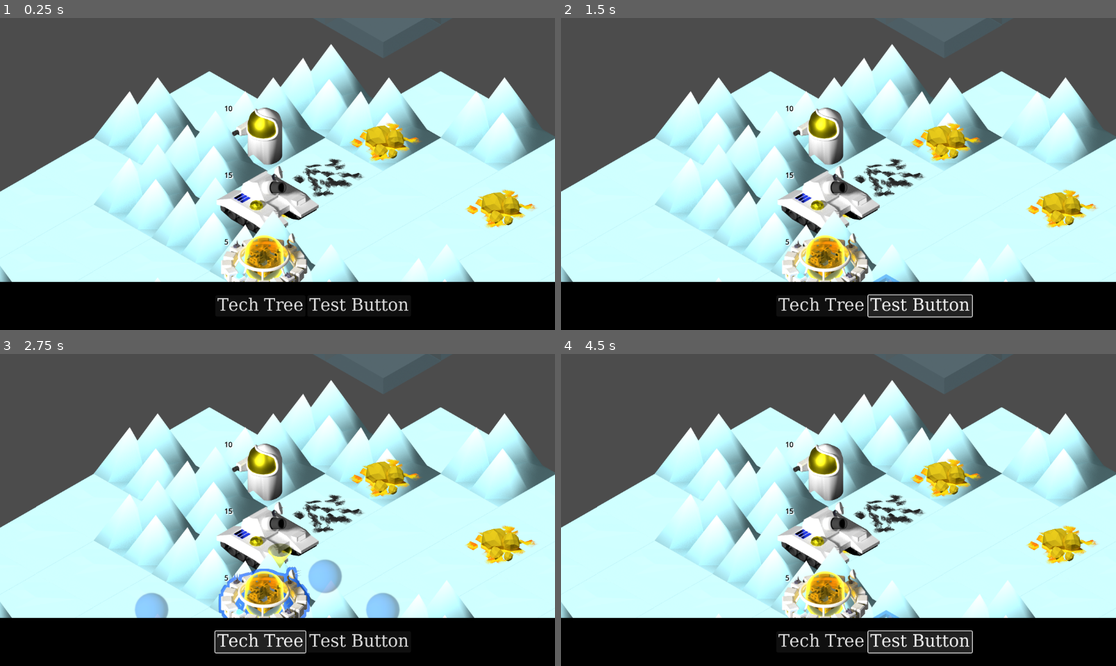
Above: before the commit, frames 1-4 (two rows, left to right).
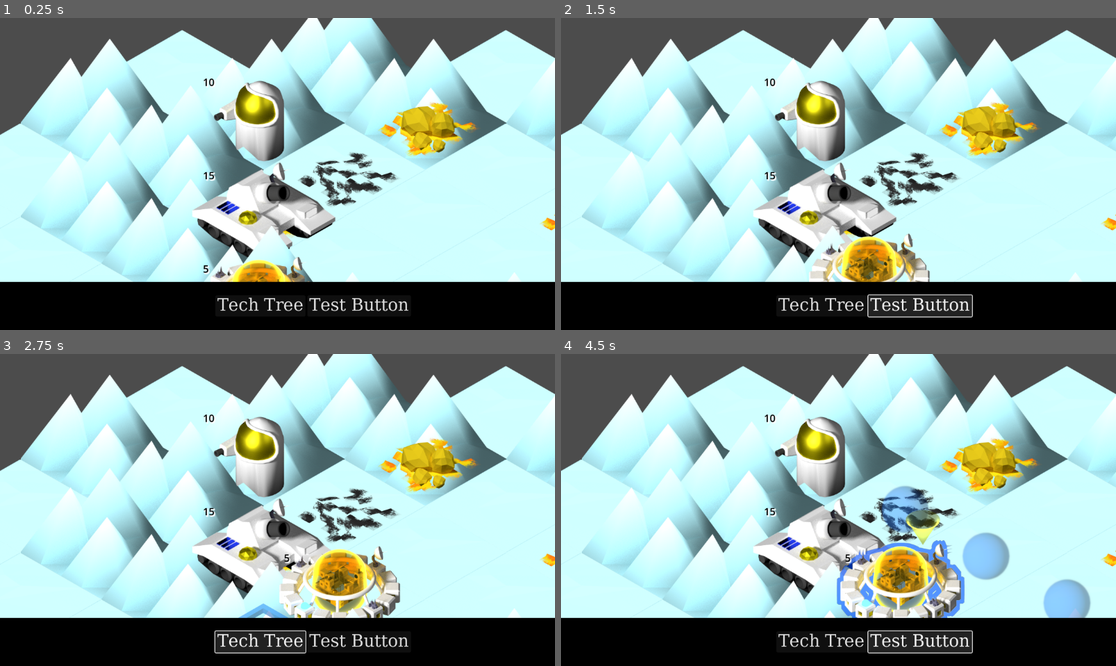
Above: after the commit, the same moments.

Repository: lifflander/stp
Game: Godot game, scene res://node_2d.tscn
Same seed, same stepped clock (60 frames per second), same inputs: the game is played once before the commit and once after it.
Inputs:
- Up to frame 1 (0.25 s): no input
- Up to frame 2 (1.5 s): click "Tech Tree" at 0.5 s; click "Test Button" at 1.25 s
- Up to frame 3 (2.75 s): click "Tech Tree" at 2 s
- Up to frame 4 (4.5 s): click "Test Button" at 2.75 s; click "Tech Tree" at 3.5 s; click "Test Button" at 4.25 s

The runs differ from the first frame. In frame 1, 43% of the frame differs, in the area x 0-100%, y 0-85%; in frame 2, 44%; in frame 3, 46%; in frame 4, 49%.

Commit message:
Add buttons to create units

Diff:
--- a/LogicEngine.gd
+++ b/LogicEngine.gd
@@ -57,6 +57,9 @@
 		le.map.getTileVec(location).base = self
 
 		calculateBorder(1)
+
+		for tile in tiles_inside:
+			le.map.getTileVec(tile).owned_by_base = self
 
 	func calculateBorder(distance : int = 1):
 		tiles_inside = calculateBorderImpl([location], 1, distance)
--- a/TileMap.gd
+++ b/TileMap.gd
@@ -90,9 +90,23 @@
 
 class BuildUnit extends Button:
 	var unit : LogicEngine.Unit = null
-
-	func _init(unit : LogicEngine.Unit):
-		text = unit.getName()
+	var location : Vector2i
+	var tile_map : IsoTileMap
+	var le : LogicEngine
+
+	func _init(name : String, in_loc : Vector2i, in_le : LogicEngine, in_tile_map : IsoTileMap):
+		set_text(name)
+		location = in_loc
+		tile_map = in_tile_map
+		le = in_le
+
+	func _pressed():
+		if get_text() == "ColonyPod":
+			unit = LogicEngine.ColonypodUnit.new(le, tile_map, location)
+			le.players[0].units.append(unit)
+		elif get_text() == "Spaceman":
+			unit = LogicEngine.SpacemanUnit.new(le, tile_map, location)
+			le.players[0].units.append(unit)
 
 func convertTo1D(idx : Vector2i) -> int:
 	return idx.x * width + idx.y
@@ -153,9 +167,12 @@
 	new_label.text = base.name + ": Level " + str(base.level)
 	dcrc.add_child(new_label)
 #
-	#var loc = base.location
-	#var u1 = BuildUnit.new(LogicEngine.SpacemanUnit.new(logic_engine, self, loc))
-	#dcrc.add_child(u1)
+	var loc = base.location
+	var u1 = BuildUnit.new("ColonyPod", loc, logic_engine, self)
+	dcrc.add_child(u1)
+
+	var u2 = BuildUnit.new("Spaceman", loc, logic_engine, self)
+	dcrc.add_child(u2)
 #
 	#var u2 = BuildUnit.new(LogicEngine.ColonypodUnit.new(logic_engine, self, loc))
 	#dcrc.add_child(u2)
--- a/node_2d.tscn
+++ b/node_2d.tscn
@@ -72,7 +72,7 @@
 script = ExtResource("3_qhnfj")
 
 [node name="Camera2D" type="Camera2D" parent="CharacterBody2D"]
-zoom = Vector2(0.5, 0.5)
+zoom = Vector2(0.7, 0.7)
 script = ExtResource("3_2d54c")
 
 [node name="UI" type="CanvasLayer" parent="."]
